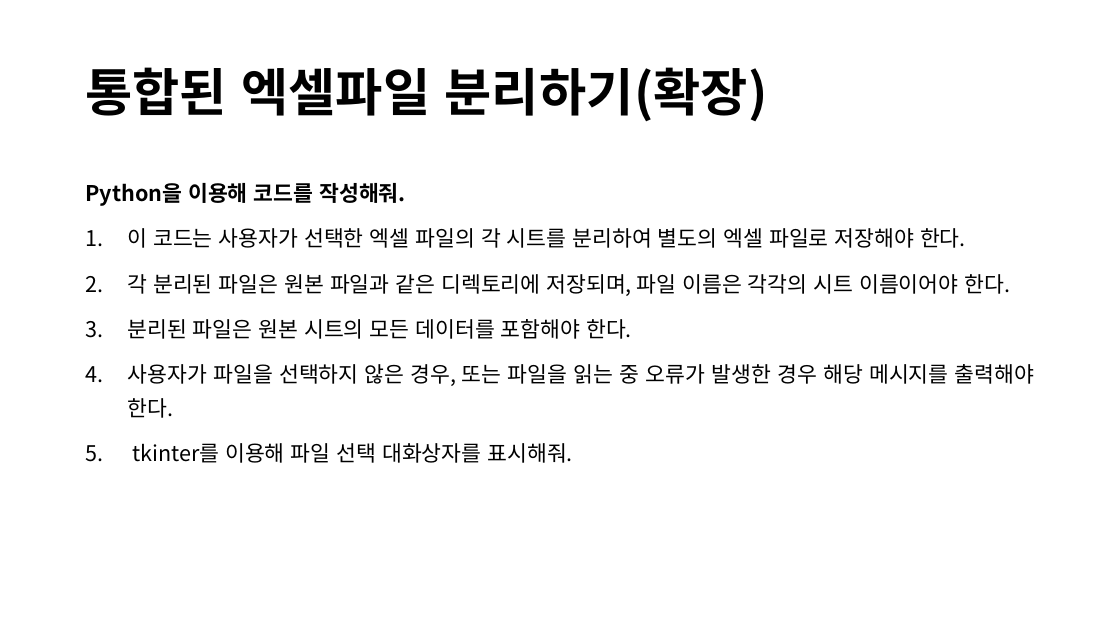
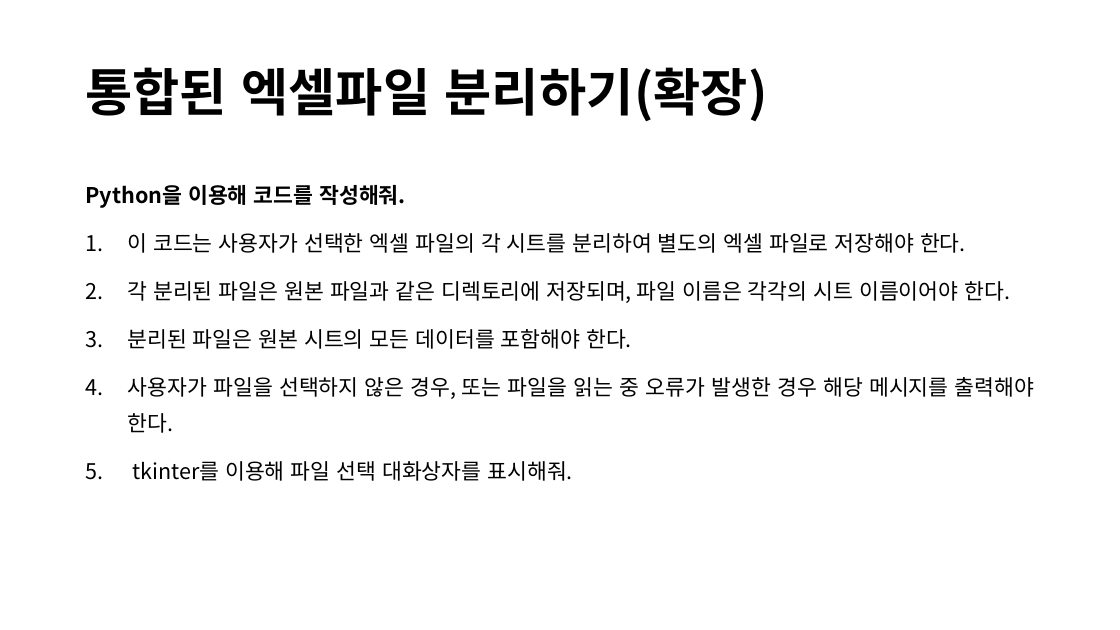
Before and after one commit to lolsaless/Python, a slide deck: slide 17 of 발표자료/20230623_북부청사 발표/프롬프트 실습(북부청사).pptx. Drawn at 1120x630 pixels with LibreOffice and Linux fonts; fonts in the diff are those of the drawing. Boxes give left, top, right and bottom in pixels: in the first picture for what was removed or moved away, otherwise in the second. Text is boxed around its words. In the diff, an @@ line names an element or a change of style, - is before the commit and + after.

```diff
--- a/발표자료/20230623_북부청사 발표/프롬프트 실습(북부청사).pptx
+++ b/발표자료/20230623_북부청사 발표/프롬프트 실습(북부청사).pptx
@@ text "Python을 이용해 코드를 작성해줘." at [85,185,1035,481]: line spacing 1.3 to 1.4 @@
```
Also in this commit, not shown: 3 other slides changed.
